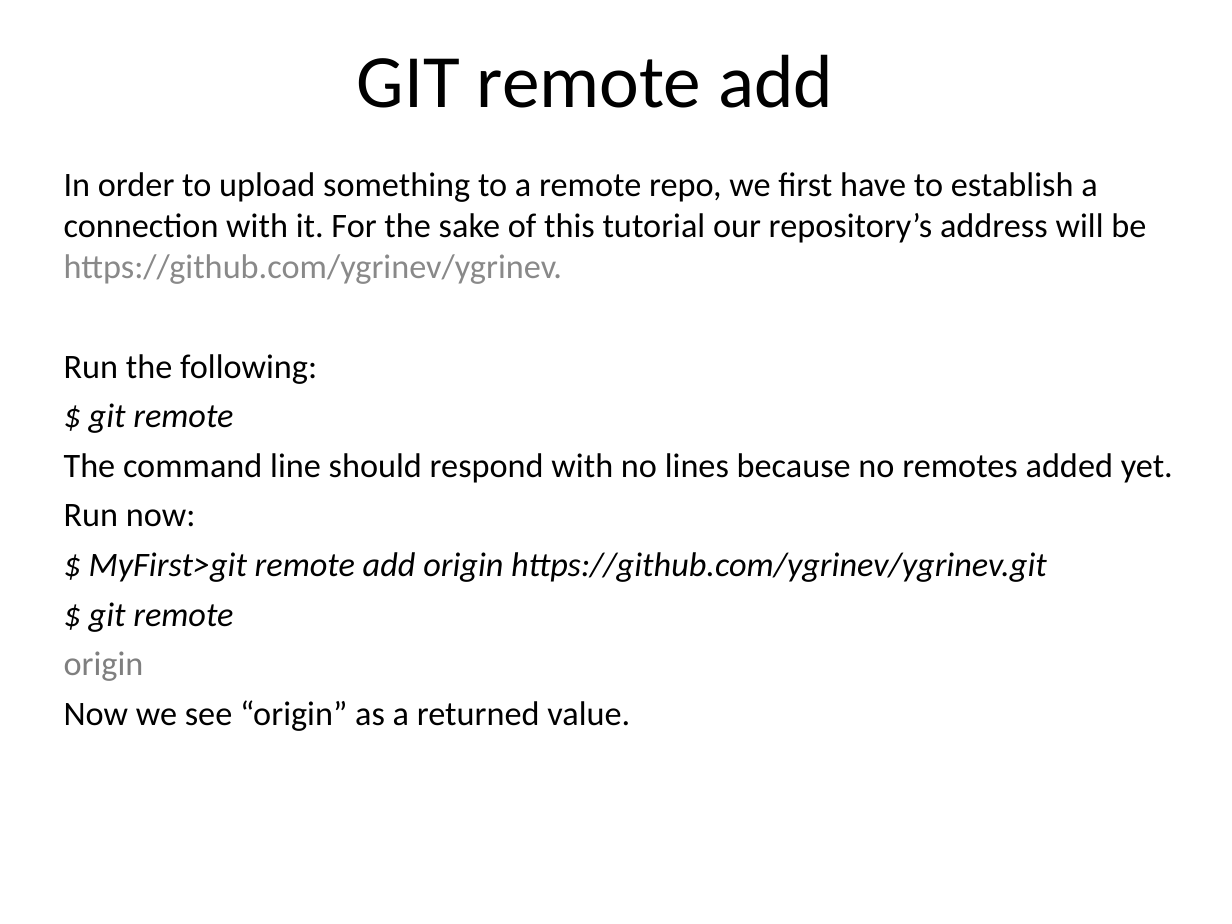
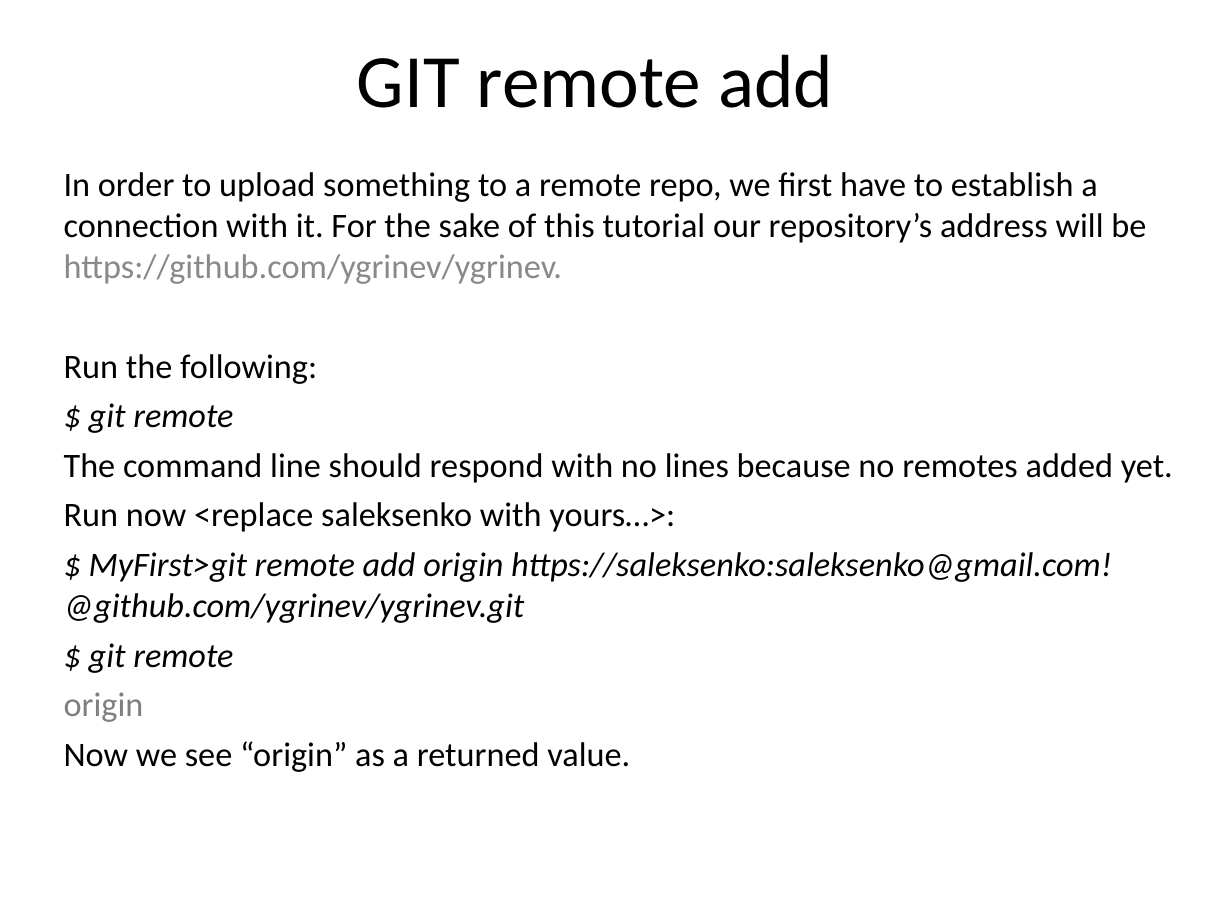
Before and after one commit to ygrinev/ygrinev, a slide deck: slide 8 of GIT basics.ppt. Drawn at 1232x924 pixels with LibreOffice and Linux fonts; fonts in the diff are those of the drawing. Boxes give left, top, right and bottom in pixels: in the first picture for what was removed or moved away, otherwise in the second. Text is boxed around its words. In the diff, an @@ line names an element or a change of style, - is before the commit and + after.

Commit message:
Updated GIT basic tutorial

```diff
--- a/GIT basics.ppt
+++ b/GIT basics.ppt
@@ subtitle at <box>64,502,1112,623</box>: text changed @@
-Run now:
-$ MyFirst>git remote add origin https://github.com/ygrinev/ygrinev.git
+Run now <replace saleksenko with yours…>:
+$ MyFirst>git remote add origin https://saleksenko:saleksenko@gmail.com!@github.com/ygrinev/ygrinev.git
```
